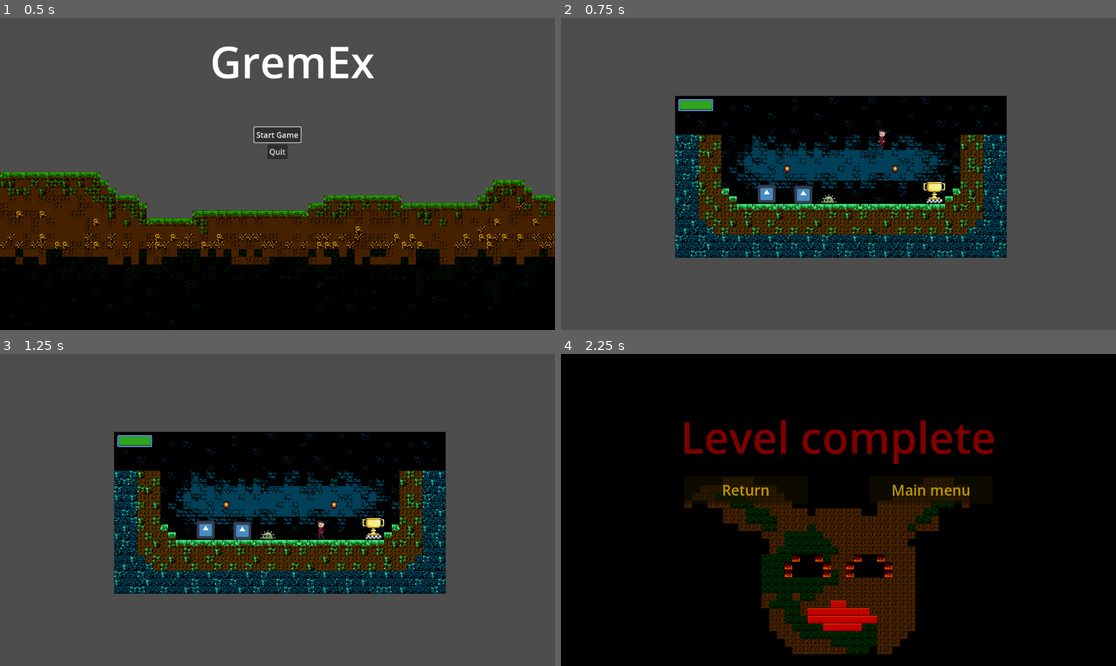
Above: before the commit, frames 1-4 (two rows, left to right).
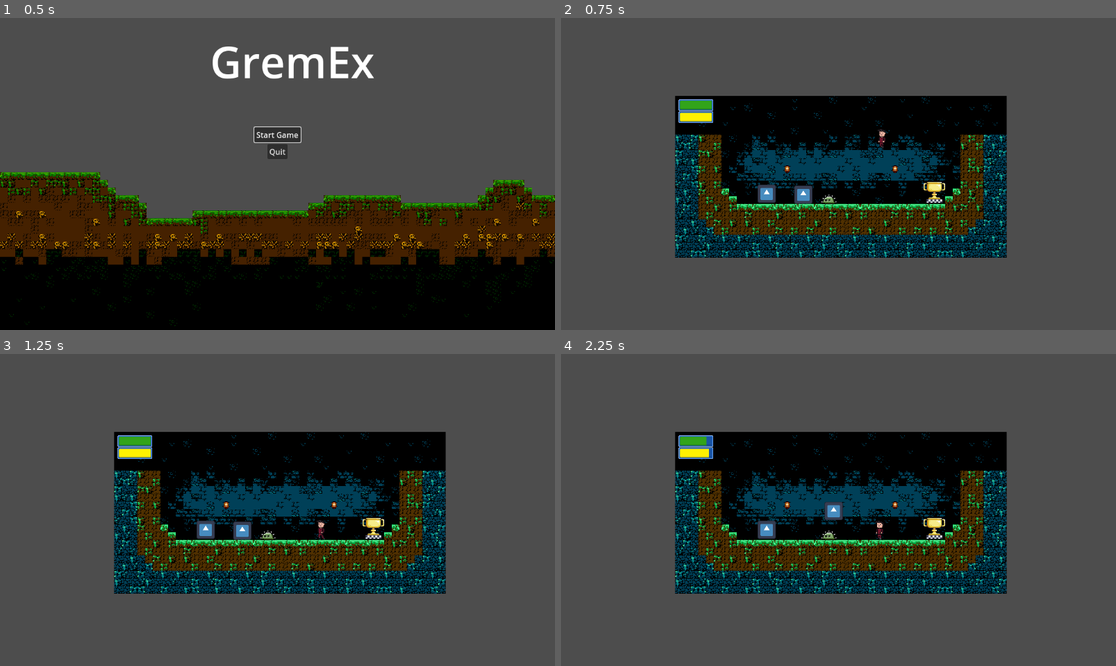
Above: after the commit, the same moments.

Repository: PoKiekKugelis/programavimo_inzinerija
Game: Godot game, scene res://scenes/main_menu.tscn
The game is run twice, just before and just after one commit, with the same random seed, the same clock (stepped at 60 frames per second) and the same inputs. The engine's default icon, where the game draws it, is replaced by a stand-in: a white triangle on a blue panel in a dark square.
Inputs:
- Up to frame 1 (0.5 s): no input
- Up to frame 2 (0.75 s): click "Start Game" at 0.5 s
- Up to frame 3 (1.25 s): no input
- Up to frame 4 (2.25 s): tap Enter (ui_accept) at 1.25, 1.35 s; hold Shift (ui_sprint, bound only after the commit) 1.28-2.03 s; hold Right (ui_right) from 1.28 s (still down); tap Space (ui_jump, bound only after the commit) at 1.52, 1.82 s; tap Shift (ui_sprint, bound only after the commit) at 2.1 s

Frame 1 is identical in both runs. In frame 2, 0.2% of the frame differs, in the area x 21-28%, y 29-34%; in frame 3, 0.2%; in frame 4, 90%, in the area x 0-100%, y 0-100%.

Commit message:
Added a stamina system
Added a a mechanic, which allows the player to sprint, by pressing down the "Shift" button
The bar in the top left showcases the players current sprint status and goes down when the stamina is being used
While the player is not sprinting, the stamina bar recharges

Diff:
--- a/project.godot
+++ b/project.godot
@@ -63,6 +63,16 @@
 "events": [Object(InputEventKey,"resource_local_to_scene":false,"resource_name":"","device":-1,"window_id":0,"alt_press …(192 unchanged characters)…
 ]
 }
+ui_jump={
+"deadzone": 0.5,
+"events": [Object(InputEventKey,"resource_local_to_scene":false,"resource_name":"","device":-1,"window_id":0,"alt_pressed":false,"shift_pressed":false,"ctrl_pressed":false,"meta_pressed":false,"pressed":false,"keycode":0,"physical_keycode":32,"key_label":0,"unicode":32,"location":0,"echo":false,"script":null)
+]
+}
+ui_sprint={
+"deadzone": 0.5,
+"events": [Object(InputEventKey,"resource_local_to_scene":false,"resource_name":"","device":-1,"window_id":0,"alt_pressed":false,"shift_pressed":false,"ctrl_pressed":false,"meta_pressed":false,"pressed":false,"keycode":0,"physical_keycode":4194325,"key_label":0,"unicode":0,"location":0,"echo":false,"script":null)
+]
+}
 
 [rendering]
 
--- a/scenes/enemy.tscn
+++ b/scenes/enemy.tscn
@@ -1,6 +1,6 @@
 [gd_scene load_steps=13 format=3 uid="uid://befh57cg3tm24"]
 
-[ext_resource type="Script" path="res://scenes/enemy.gd" id="1_6cc7r"]
+[ext_resource type="Script" path="res://scripts/enemy.gd" id="1_6cc7r"]
 [ext_resource type="Texture2D" uid="uid://ci6oaqoi4u4xy" path="res://assets/sprites/animation_test.png" id="1_evtl2"]
 
 [sub_resource type="RectangleShape2D" id="RectangleShape2D_17fi2"]
--- a/scenes/game.tscn
+++ b/scenes/game.tscn
@@ -9,6 +9,7 @@
 [ext_resource type="PackedScene" uid="uid://befh57cg3tm24" path="res://scenes/enemy.tscn" id="7_lph38"]
 [ext_resource type="PackedScene" uid="uid://bv2b50rofjqc4" path="res://scenes/health_bar.tscn" id="8_khsen"]
 [ext_resource type="PackedScene" uid="uid://dwocfaxnwkosl" path="res://scenes/spike.tscn" id="9_k0taf"]
+[ext_resource type="PackedScene" uid="uid://v37iwosey6gf" path="res://scenes/stamina_bar.tscn" id="10_rq0lr"]
 
 [node name="Game" type="Node2D"]
 position = Vector2(573, 354)
@@ -56,4 +57,16 @@
 grow_vertical = 1
 character = NodePath("../Player")
 
+[node name="StaminaBar" parent="." node_paths=PackedStringArray("character") instance=ExtResource("10_rq0lr")]
+anchors_preset = 0
+anchor_right = 0.0
+anchor_bottom = 0.0
+offset_left = -329.0
+offset_top = -160.0
+offset_right = -257.0
+offset_bottom = -136.0
+grow_horizontal = 1
+grow_vertical = 1
+character = NodePath("../Player")
+
 [connection signal="body_entered" from="Finish" to="Player" method="_on_finish_body_entered"]
--- a/scenes/player.tscn
+++ b/scenes/player.tscn
@@ -1,9 +1,10 @@
-[gd_scene load_steps=10 format=3 uid="uid://ccrgslptfvujl"]
+[gd_scene load_steps=11 format=3 uid="uid://ccrgslptfvujl"]
 
 [ext_resource type="FontFile" uid="uid://bi04iecmbt37l" path="res://assets/Fonts/ARCADECLASSIC.TTF" id="1_oqkxf"]
 [ext_resource type="Script" path="res://scripts/Player.gd" id="1_sse7a"]
 [ext_resource type="Texture2D" uid="uid://baunnldtvgpp0" path="res://icon.svg" id="2_lenpy"]
 [ext_resource type="PackedScene" uid="uid://bjkwlxilwfgil" path="res://scenes/inventory_ui.tscn" id="2_tnlpe"]
+[ext_resource type="Script" path="res://scripts/stamina.gd" id="3_xxutp"]
 [ext_resource type="Script" path="res://scripts/hitbox.gd" id="5_cmeds"]
 [ext_resource type="Script" path="res://scripts/hurtbox.gd" id="6_lsjhy"]
 [ext_resource type="Script" path="res://scripts/health.gd" id="7_dmkbe"]
@@ -20,6 +21,9 @@
 [node name="Health" type="Node" parent="."]
 script = ExtResource("7_dmkbe")
 max_health = 5
+
+[node name="Stamina" type="Node" parent="."]
+script = ExtResource("3_xxutp")
 
 [node name="Sprite2D" type="Sprite2D" parent="."]
 scale = Vector2(0.3, 0.3)
--- /dev/null
+++ b/scenes/stamina.tscn
@@ -0,0 +1,6 @@
+[gd_scene load_steps=2 format=3 uid="uid://ergxipx0byqf"]
+
+[ext_resource type="Script" path="res://scripts/stamina.gd" id="1_8teni"]
+
+[node name="Stamina" type="Node"]
+script = ExtResource("1_8teni")
--- /dev/null
+++ b/scenes/stamina_bar.tscn
@@ -0,0 +1,27 @@
+[gd_scene load_steps=6 format=3 uid="uid://v37iwosey6gf"]
+
+[ext_resource type="Texture2D" uid="uid://trw2ihrtdmmw" path="res://assets/sprites/stamina_bar.png" id="1_3mn4a"]
+[ext_resource type="Script" path="res://scripts/stamina_bar.gd" id="2_jjbof"]
+
+[sub_resource type="AtlasTexture" id="AtlasTexture_qw8so"]
+atlas = ExtResource("1_3mn4a")
+region = Rect2(0, 24, 72, 24)
+
+[sub_resource type="AtlasTexture" id="AtlasTexture_w5ufv"]
+atlas = ExtResource("1_3mn4a")
+region = Rect2(0, 0, 0, 24)
+
+[sub_resource type="AtlasTexture" id="AtlasTexture_seak2"]
+atlas = ExtResource("1_3mn4a")
+region = Rect2(0, 48, 0, 24)
+
+[node name="StaminaBar" type="TextureProgressBar"]
+anchors_preset = 15
+anchor_right = 1.0
+anchor_bottom = 1.0
+grow_horizontal = 2
+grow_vertical = 2
+texture_under = SubResource("AtlasTexture_qw8so")
+texture_over = SubResource("AtlasTexture_w5ufv")
+texture_progress = SubResource("AtlasTexture_seak2")
+script = ExtResource("2_jjbof")
--- a/scripts/Player.gd
+++ b/scripts/Player.gd
@@ -1,8 +1,10 @@
 extends CharacterBody2D
 
 @onready var inventory_ui = $Inventory_UI
+@onready var stamina: Stamina = $Stamina
 
-const SPEED = 300.0
+const RUNNING_SPEED = 80.0
+const SPEED = 40.0
 const JUMP_VELOCITY = -400.0
 
 func _ready() -> void:
@@ -14,15 +16,20 @@
 		velocity += get_gravity() * delta
 
 	# Handle jump.
-	if Input.is_action_just_pressed("ui_accept") and is_on_floor():
+	if Input.is_action_just_pressed("ui_jump") and is_on_floor():
 		velocity.y = JUMP_VELOCITY
 
-	# Get the input direction and handle the movement/deceleration.
-	# As good practice, you should replace UI actions with custom gameplay actions.
+
+
 	var direction := Input.get_axis("ui_left", "ui_right")
-	if direction:
-		velocity.x = direction * SPEED
+	if direction != 0:
+		stamina.set_is_moving(true)
+		if Input.is_action_pressed("ui_sprint") && stamina.stamina > 0:
+			velocity.x = direction * RUNNING_SPEED
+		else:
+			velocity.x = direction * SPEED
 	else:
+		stamina.set_is_moving(false)
 		velocity.x = move_toward(velocity.x, 0, SPEED)
 
 	move_and_slide()
--- a/scripts/health_bar.gd
+++ b/scripts/health_bar.gd
@@ -1,10 +1,8 @@
 extends TextureProgressBar
-
 
 @export var character: CharacterBody2D
 
-
-@onready var health: Health = character.find_children("*", "Health")[0]
+@onready var health: Health = character.find_child("Health")
 
 
 func _ready() -> void:
--- /dev/null
+++ b/scripts/stamina.gd
@@ -0,0 +1,29 @@
+class_name Stamina
+extends Node
+
+signal stamina_changed
+
+@export var stamina: float = 50.0
+@export var max_stamina: float = 50.0
+@export var drain_rate: float = 8.0
+@export var recharge_rate: float = 5.0
+
+var is_moving: bool = false
+
+
+func _process(delta):
+
+	if Input.is_action_pressed("ui_sprint") && stamina > 0 && is_moving:
+		stamina -= drain_rate * delta
+		stamina = max(stamina, 0)
+		emit_signal("stamina_changed")
+
+
+	elif stamina < max_stamina && !Input.is_action_pressed("ui_sprint") || Input.is_action_pressed("ui_sprint") && !is_moving:
+		stamina += recharge_rate * delta
+		stamina = min(stamina, max_stamina)
+		emit_signal("stamina_changed")
+
+
+func set_is_moving(moving: bool) -> void:
+	is_moving = moving
--- /dev/null
+++ b/scripts/stamina_bar.gd
@@ -0,0 +1,15 @@
+extends TextureProgressBar
+
+@export var character: CharacterBody2D
+
+@onready var stamina: Stamina = character.find_child("Stamina")
+
+
+func _ready() -> void:
+	max_value = stamina.max_stamina
+	value = stamina.stamina
+	stamina.stamina_changed.connect(_update_bar)
+
+
+func _update_bar() -> void:
+	value = stamina.stamina
Binary file added: assets/sprites/stamina_bar.png
Not shown, added: assets/sprites/stamina_bar.png.import
Not shown: 1 places in scenes/game.tscn that only renumber resources
Renamed: scenes/enemy.gd -> scripts/enemy.gd
